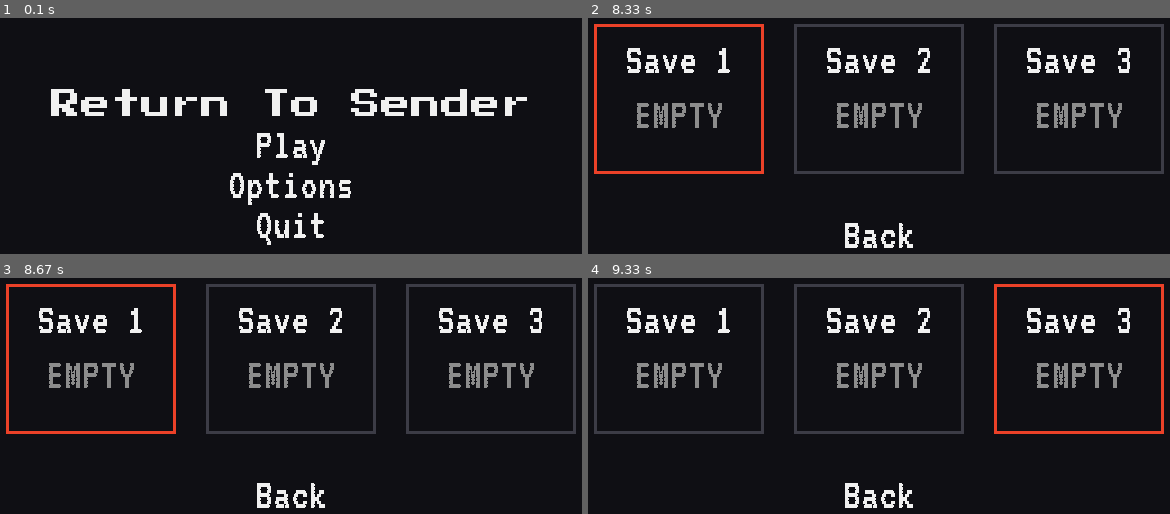
Above: before the commit, frames 1-4 (two rows, left to right).
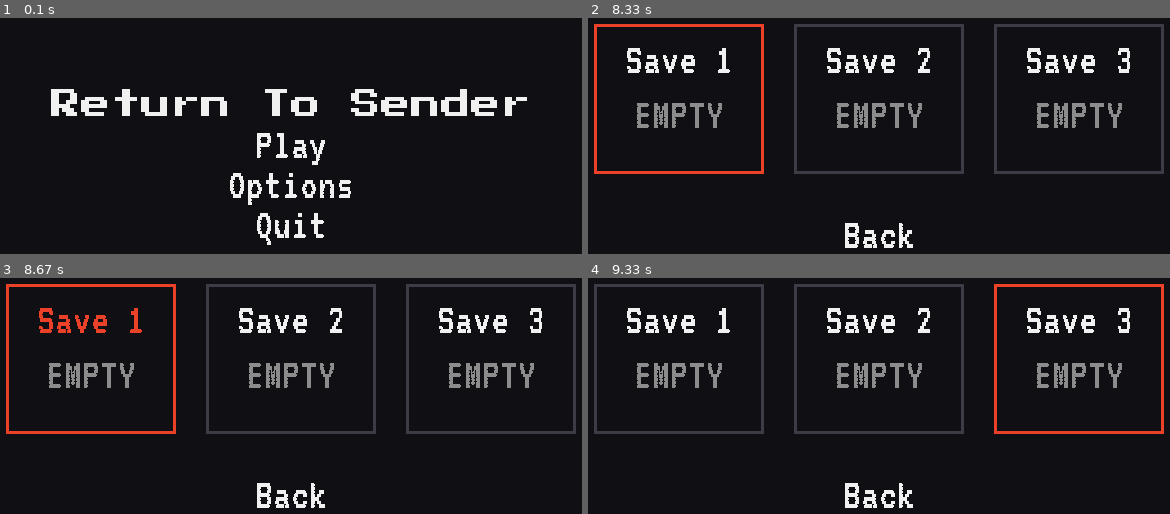
Above: after the commit, the same moments.

Repository: KDO1T/Return-To-Sender
Game: pygame game, started from main_menu.py
Same seed, same stepped clock (60 frames per second), same inputs: the game is played once before the commit and once after it.
Inputs (mouse positions are in pixels of both pictures, inside the frame that each line leads up to):
- Up to frame 1 (0.1 s): no input
- Up to frame 2 (8.33 s): click "Play" at 0.38 s; click (884, 126) at 0.72 s; click (681, 51) at 1.05 s; click (1111, 230) at 1.38 s; tap Enter at 1.67 s; click (849, 197) at 2.05 s; click (855, 43) at 2.38 s; click "Play" at 3.22 s; click (1076, 95) at 3.55 s; click (1012, 41) at 3.88 s; click (692, 34) at 4.22 s; click (908, 88) at 4.55 s; click (692, 81) at 4.88 s; click (1053, 143) at 5.22 s; click (681, 237) at 5.55 s; click (681, 126) at 5.88 s; click (814, 91) at 6.22 s; click (995, 223) at 7.05 s; click (750, 159) at 7.38 s; click (925, 46) at 7.72 s; click (669, 29) at 8.05 s
- Up to frame 3 (8.67 s): click (52, 299) at 8.38 s
- Up to frame 4 (9.33 s): tap Enter at 8.67 s; click (1111, 405) at 9.05 s

Frames 1-2 are identical in both runs. In frame 3, 0.6% of the frame differs, in the area x 6-25%, y 12-24%; in frame 4, nothing differs.

Commit message:
added save slots renaming feature

Diff:
--- a/main_menu.py
+++ b/main_menu.py
@@ -62,11 +62,14 @@
 ]
 
 selected_save = None
+renaming_save = None
+rename_text = ""
 
 
 selected = 0
 current_state = "MAIN"
 
+# event loop
 while True:
     screen.fill((15, 15, 20))
 
@@ -111,8 +114,15 @@
                     screen, (60, 60, 70), card_rect, 3
                 )
 
+            if renaming_save and selected_save == index:
+                name = rename_text
+                name_color = (235, 65, 40)
+            else:
+                name = save["name"]
+                name_color = (240, 240, 240)
+
             name_text = font_menu.render(
-                save["name"], False, (240, 240, 240)
+                name, False, name_color
             )
 
             name_rect = name_text.get_rect()
@@ -155,13 +165,14 @@
 
         screen.blit(back_text, back_rect)
 
-    # input
+
+        # input
     for event in pygame.event.get():
 
         if event.type == pygame.QUIT:
             pygame.quit()
             exit()
-
+        #mouse input
         elif event.type == pygame.MOUSEBUTTONDOWN:
 
             if event.button == 1:
@@ -199,14 +210,39 @@
                             save_card_width,
                             save_card_height
                         )
-
+                        # renaming save slots
                         if card_rect.collidepoint(event.pos):
 
-                            if selected_save == index:
+                            name_text = font_menu.render(
+                                save_slots[index]["name"],
+                                False,
+                                (240, 240, 240)
+                            )
+
+                            name_rect = name_text.get_rect()
+                            name_rect.center = (
+                                card_rect.centerx,
+                                card_rect.y + 35
+                            )
+
+
+                            if name_rect.collidepoint(event.pos):
+
+                                # when you select save 1 you can't rename save 2, and vice versa
+                                if selected_save == index:
+                                    renaming_save = True
+                                    rename_text = save_slots[index]["name"]
+
+                                else:
+                                    selected_save = index
+                                    renaming_save = False
+
+                            elif selected_save == index:
                                 print(
                                     "OPEN SAVE:",
                                     save_slots[index]["name"]
                                 )
+
                             else:
                                 selected_save = index
 
@@ -217,6 +253,24 @@
                     if back_rect.collidepoint(event.pos):
                         current_state = "MAIN"
                         selected_save = None
+                        renaming_save = None
+        #keyboard
+        elif event.type == pygame.KEYDOWN:
+
+            if renaming_save:
+
+                if event.key == pygame.K_RETURN:
+                    save_slots[selected_save]["name"] = rename_text
+                    renaming_save = False
+
+                elif event.key == pygame.K_BACKSPACE:
+                    rename_text = rename_text[:-1]
+
+                # to add a new letter/character if there is anything "else"
+                else:
+                    if event.unicode.isprintable():
+                        rename_text += event.unicode
+
 
     pygame.display.update()
     clock.tick(60)
